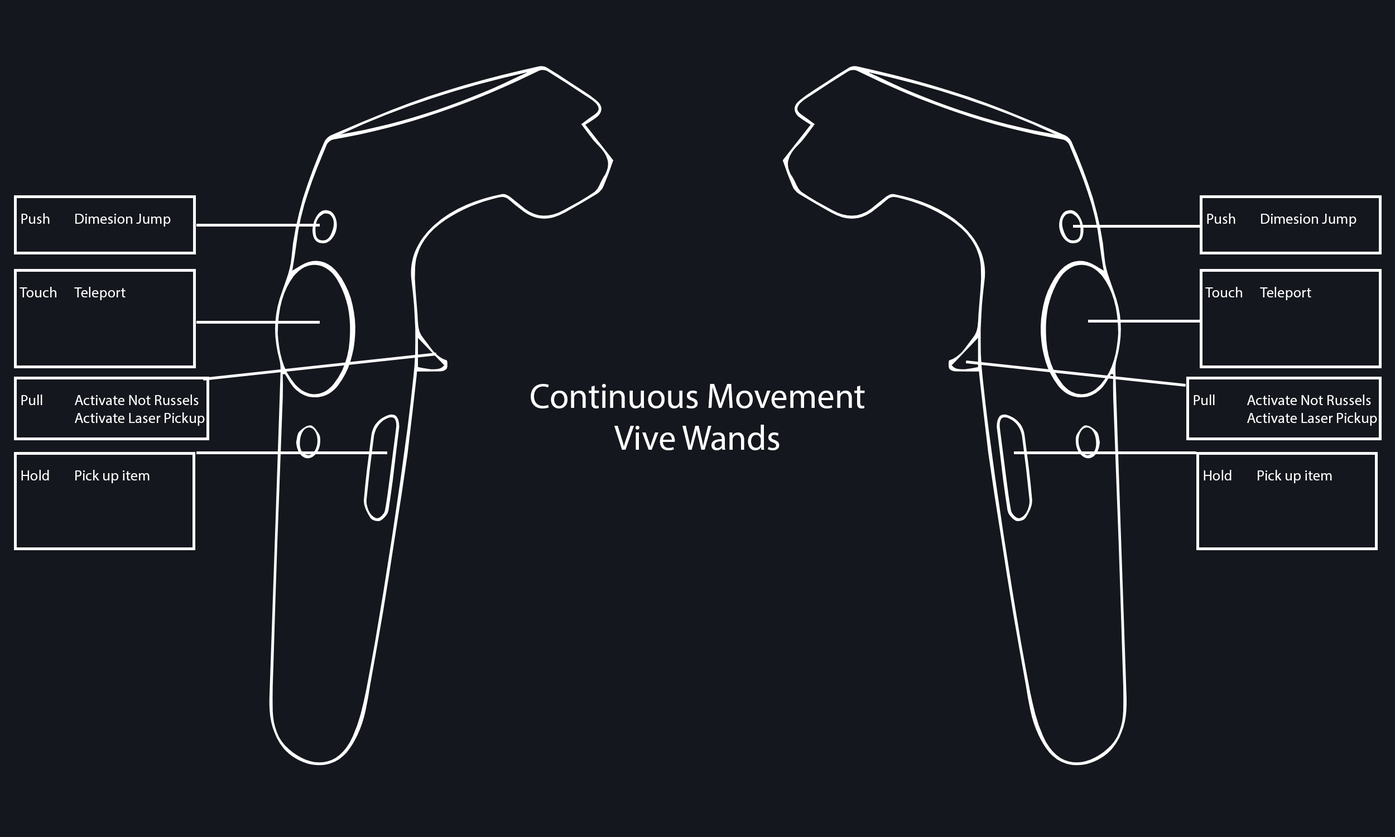
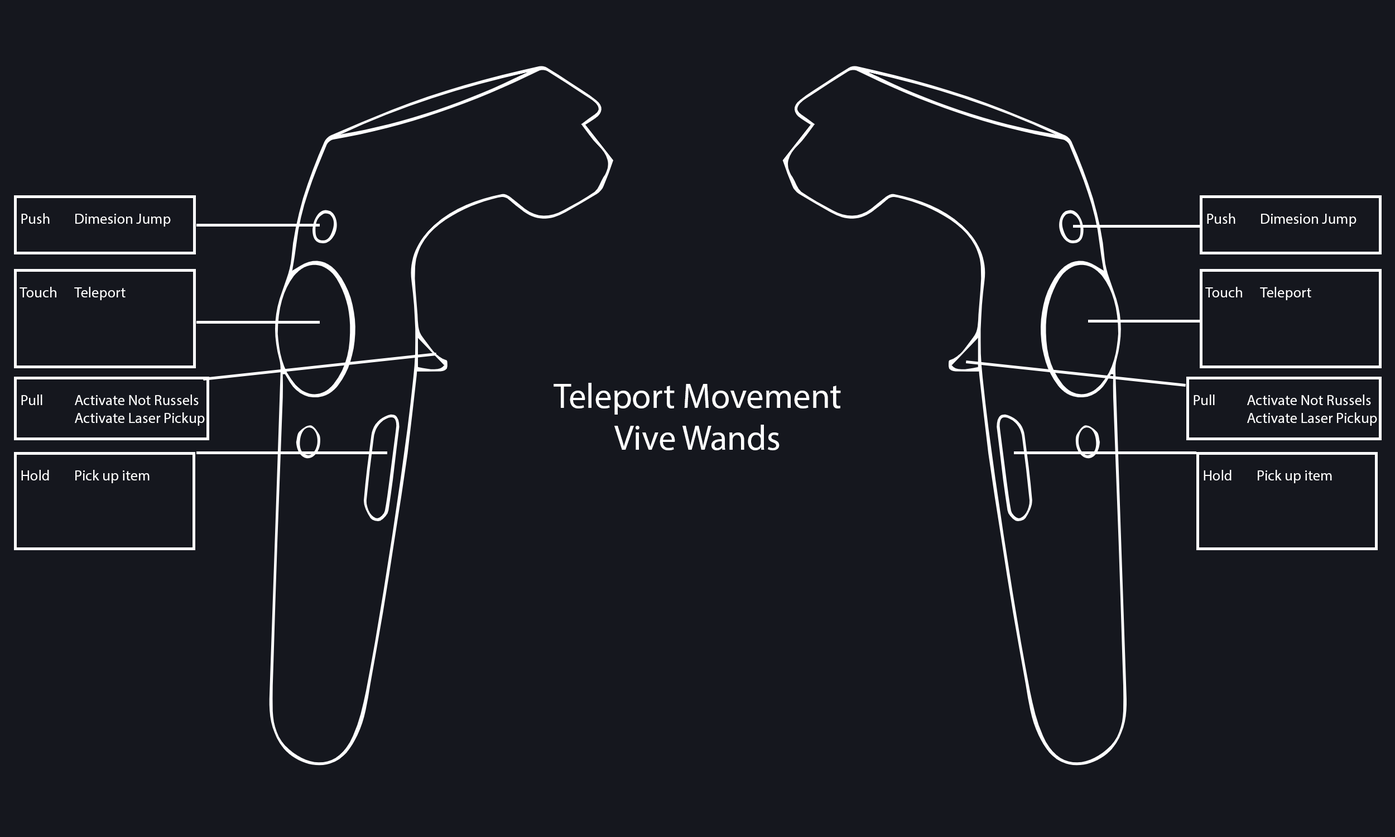
The second w=1395, h=837 image is a revision of the first. Changes to its layers:
renamed "Continuous Movement Vive Wands" to "Teleport Movement Vive Wands", painted on it over [530, 382, 865, 415]
